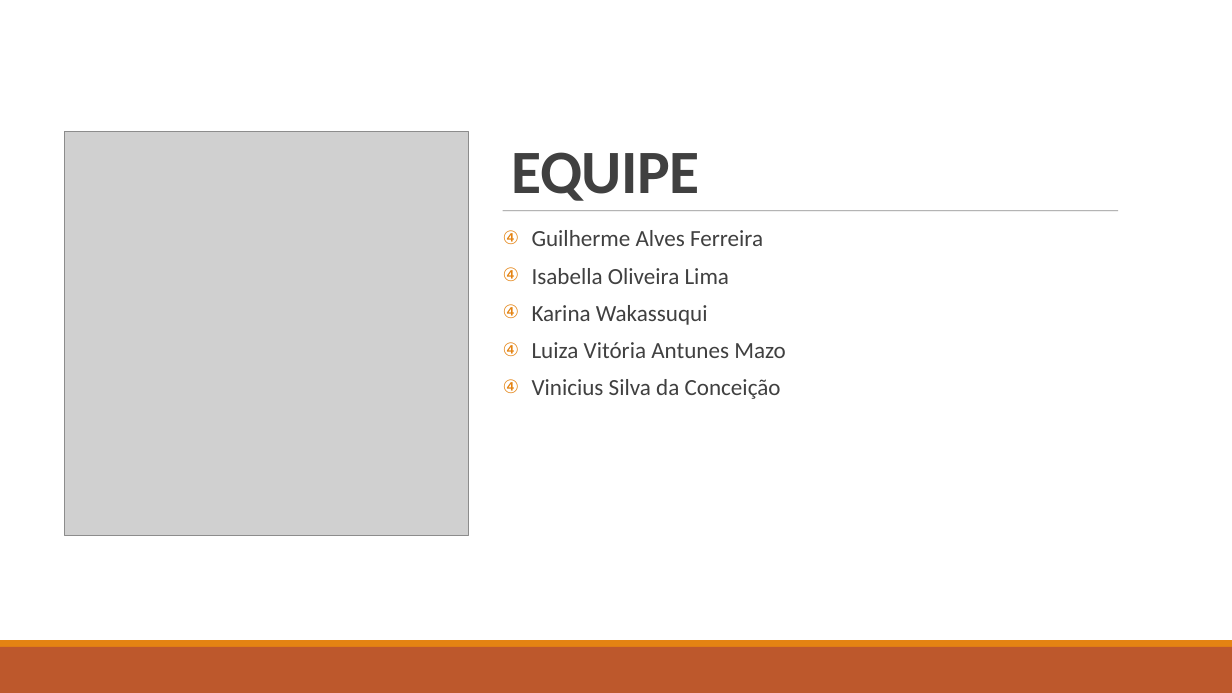
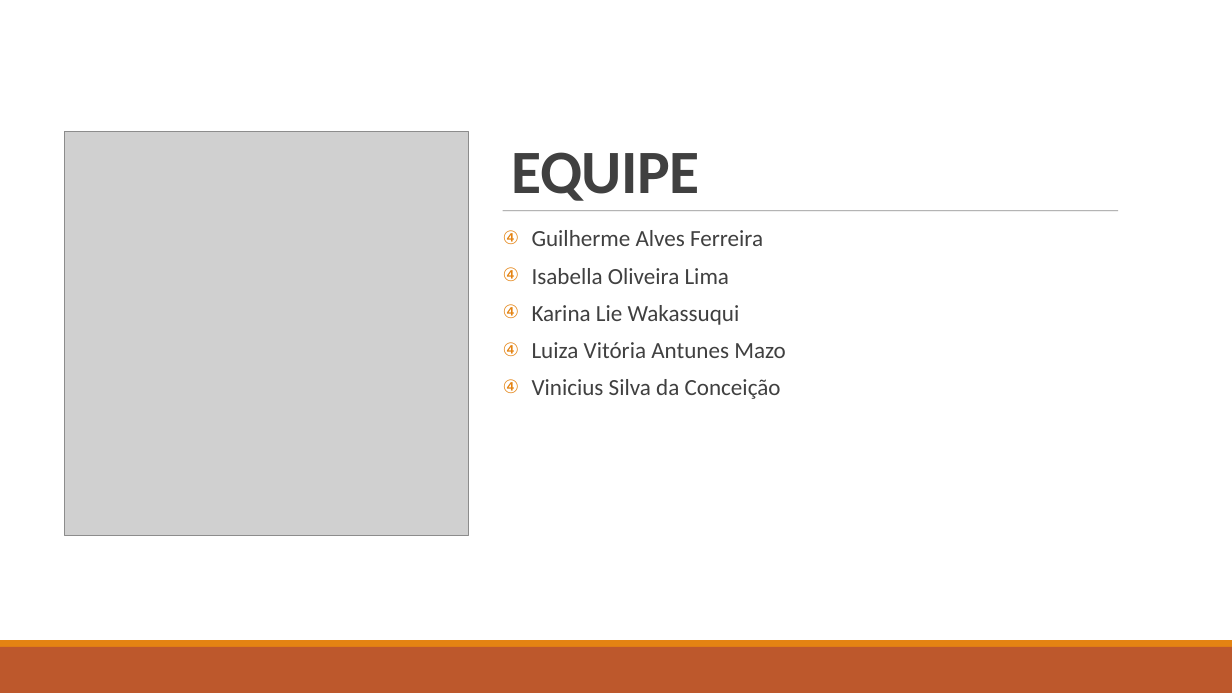
Before and after one commit to BandTec/grupo-05-adsa-20201, a slide deck: slide 2 of Apresentação Sprint 1.pptx. Drawn at 1232x693 pixels with LibreOffice and Linux fonts; fonts in the diff are those of the drawing; grey boxes stand for pictures. Boxes give left, top, right and bottom in pixels: in the first picture for what was removed or moved away, otherwise in the second. Text is boxed around its words. In the diff, an @@ line names an element or a change of style, - is before the commit and + after.

```diff
--- a/Apresentação Sprint 1.pptx
+++ b/Apresentação Sprint 1.pptx
@@ text at [532, 305, 740, 325]: text changed @@
-④ Karina Wakassuqui
+④ Karina Lie Wakassuqui
```
Also in this commit, not shown: 13 other slides changed, 2 slides added, 1 slide removed.
